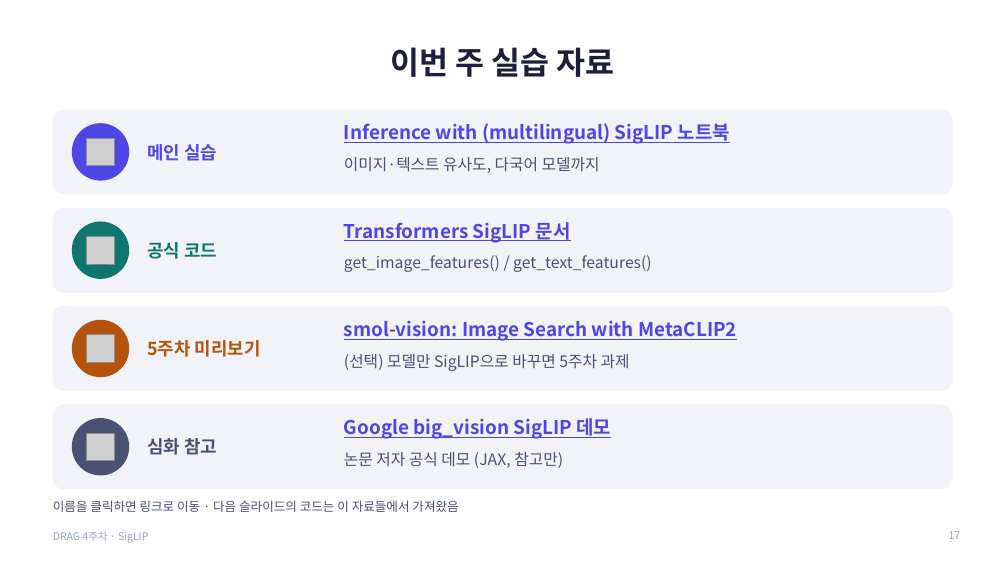
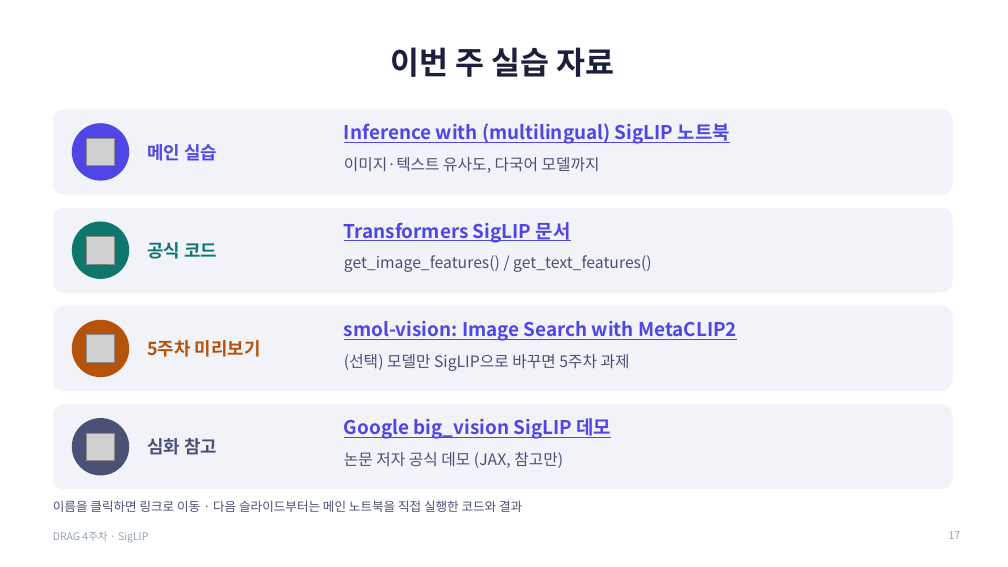
Before and after one commit to gaeun-k/DRAG, a slide deck: slide 17 of week4-siglip/김가은/SigLIP_4주차_발표.pptx. Drawn at 1008x567 pixels with LibreOffice and Linux fonts; fonts in the diff are those of the drawing; grey boxes stand for pictures. Boxes give left, top, right and bottom in pixels: in the first picture for what was removed or moved away, otherwise in the second. Text is boxed around its words. In the diff, an @@ line names an element or a change of style, - is before the commit and + after.

```diff
--- a/week4-siglip/김가은/SigLIP_4주차_발표.pptx
+++ b/week4-siglip/김가은/SigLIP_4주차_발표.pptx
@@ text at (53, 500, 522, 512): text changed @@
-이름을 클릭하면 링크로 이동 · 다음 슬라이드의 코드는 이 자료들에서 가져왔음
+이름을 클릭하면 링크로 이동 · 다음 슬라이드부터는 메인 노트북을 직접 실행한 코드와 결과
```
Also in this commit, not shown: 1 other slide changed, 5 slides added, 6 slides removed, 1 other file.
